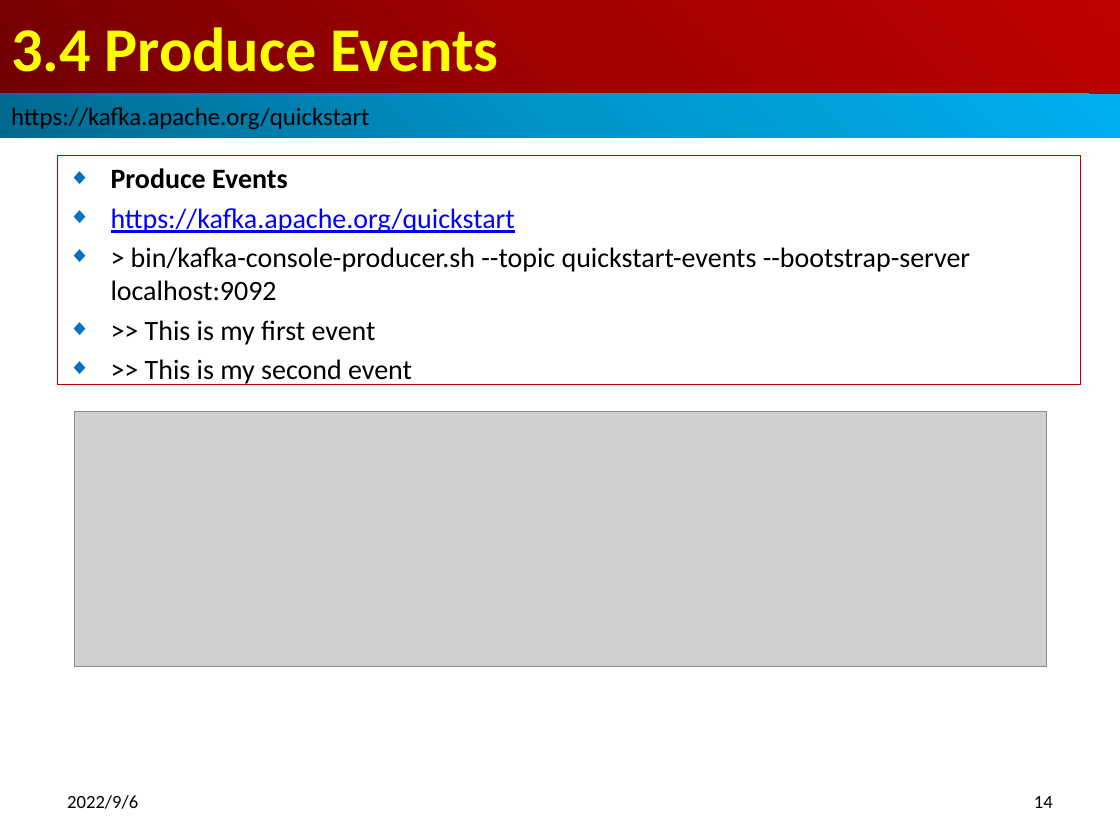
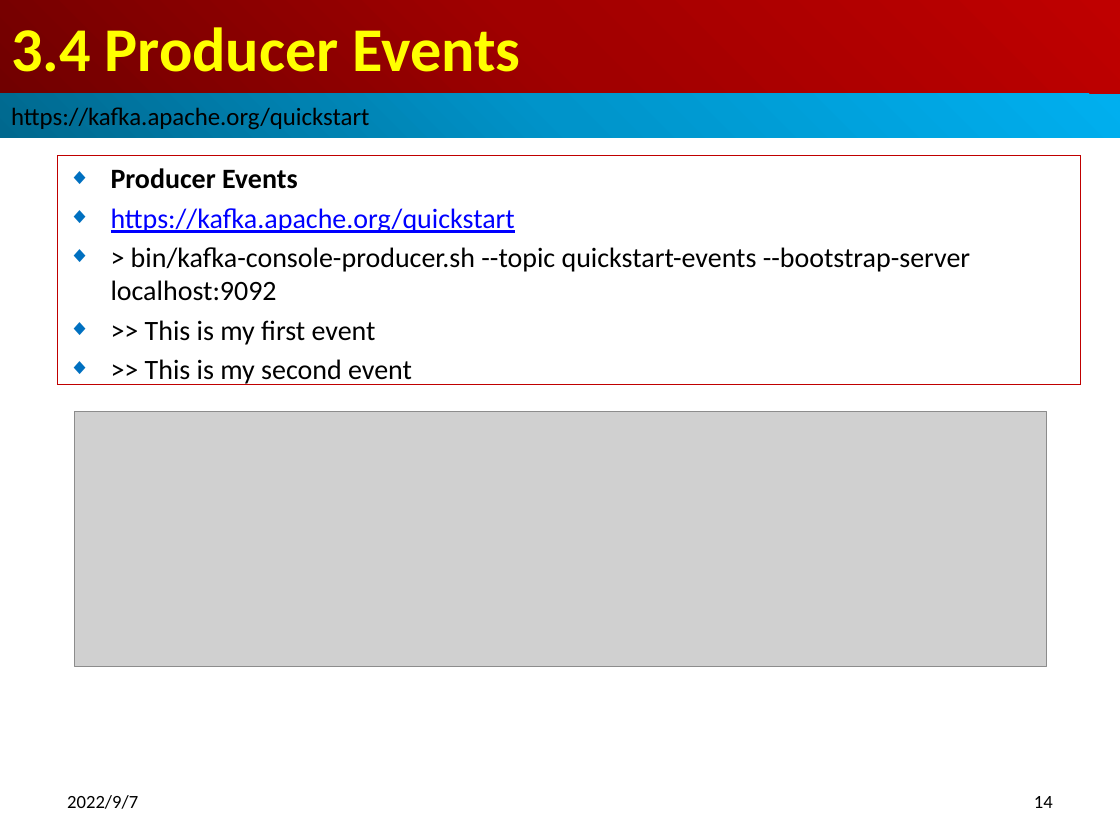
Before and after one commit to peterhchen/013_Kafka, a slide deck: slide 14 of 03_Install.pptx. Drawn at 1120x840 pixels with LibreOffice and Linux fonts; fonts in the diff are those of the drawing; grey boxes stand for pictures. Boxes give left, top, right and bottom in pixels: in the first picture for what was removed or moved away, otherwise in the second. Text is boxed around its words. In the diff, an @@ line names an element or a change of style, - is before the commit and + after.

```diff
--- a/03_Install.pptx
+++ b/03_Install.pptx
@@ title at [11, 27, 521, 72]: text changed @@
-3.4 Produce Events
+3.4 Producer Events
@@ subtitle at [111, 168, 298, 189]: text changed @@
-◆ Produce Events
+◆ Producer Events
@@ text at [67, 795, 138, 809]: text changed @@
-2022/9/6
+2022/9/7
```
Also in this commit, not shown: 16 other slides changed, 1 other file.
